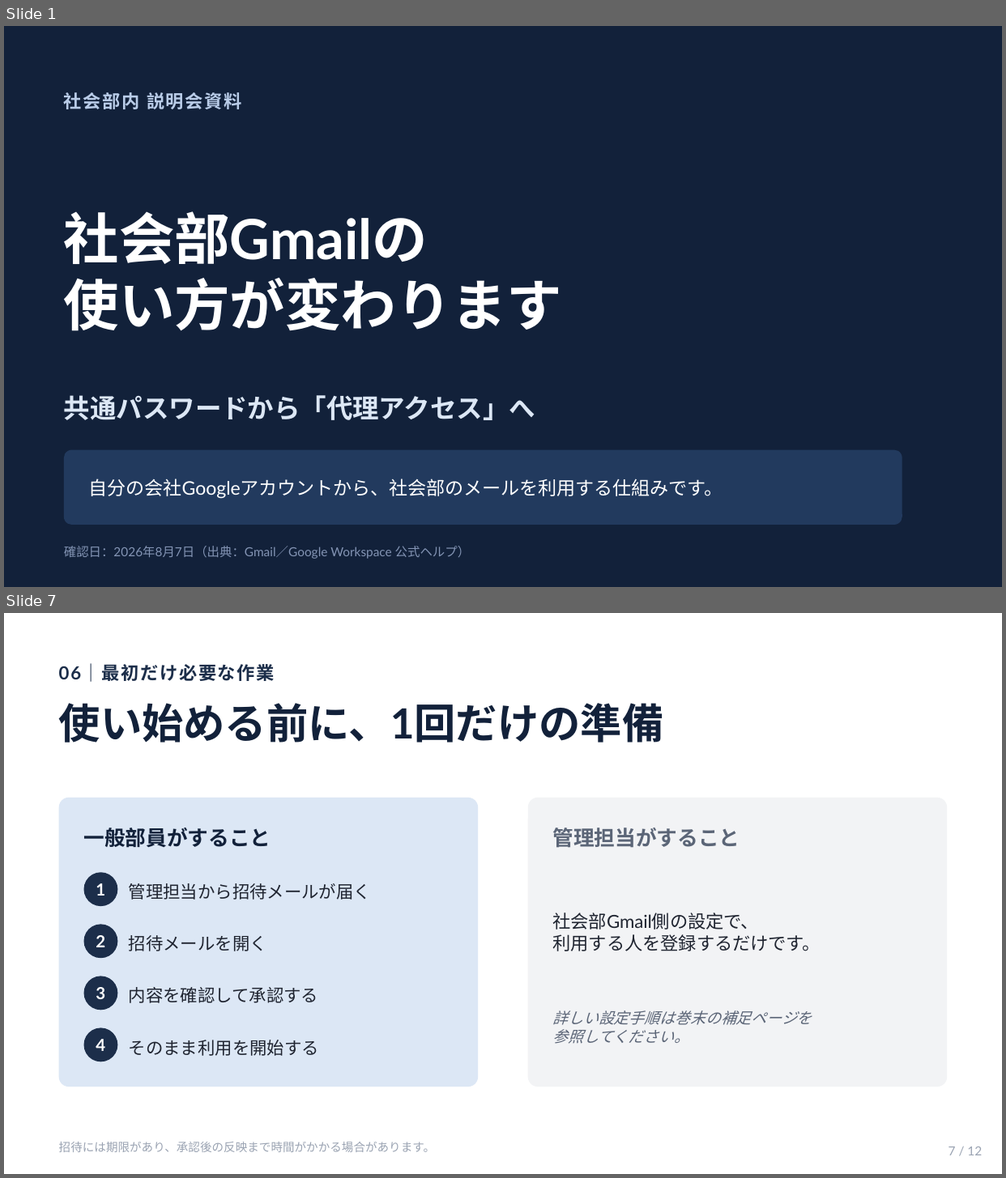
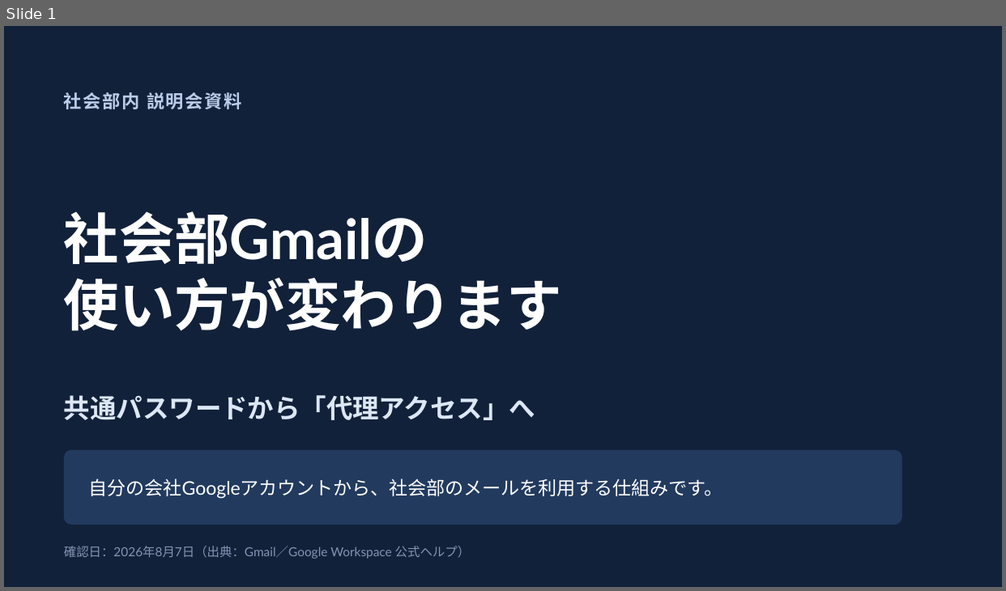
Before and after one commit to hiro-gif0/takubo, a slide deck: gmail-delegation-slides/gmail-delegation-explainer.pptx. Shown one above the other, each under a label of ours: slides 1 and 7 before the commit, slide 1 after it; the slides between them are not shown. The pictures are 1006x1178 and 1006x591 pixels, drawn with LibreOffice and Linux fonts; fonts in the diff are those of the drawing. Boxes give left, top, right and bottom in pixels: in the first picture for what was removed or moved away, otherwise in the second. Text is boxed around its words. In the diff, an @@ line names an element or a change of style, - is before the commit and + after.

```diff
--- a/gmail-delegation-slides/gmail-delegation-explainer.pptx
+++ b/gmail-delegation-slides/gmail-delegation-explainer.pptx
@@ slide 7 removed at (4, 613, 1002, 1174), background #FFFFFF @@
@@ text removed at (59, 664, 275, 682) @@
-06｜最初だけ必要な作業
@@ text removed at (59, 703, 664, 743) @@
-使い始める前に、1回だけの準備
@@ rounded rectangle removed at (59, 798, 478, 1087) @@
@@ rounded rectangle removed at (528, 798, 947, 1087) @@
@@ text removed at (84, 828, 271, 848) @@
-一般部員がすること
@@ text removed at (553, 828, 740, 848) @@
-管理担当がすること
@@ ellipse removed at (84, 872, 117, 906) @@
@@ text removed at (96, 884, 105, 896) @@
-1
@@ text removed at (129, 884, 371, 900) @@
-管理担当から招待メールが届く
@@ ellipse removed at (84, 924, 117, 958) @@
@@ text removed at (553, 913, 821, 952) @@
-社会部Gmail側の設定で、
-利用する人を登録するだけです。
@@ text removed at (96, 935, 105, 948) @@
-2
@@ text removed at (129, 935, 267, 952) @@
-招待メールを開く
@@ ellipse removed at (84, 976, 117, 1010) @@
@@ text removed at (96, 987, 105, 999) @@
-3
@@ text removed at (129, 987, 318, 1003) @@
-内容を確認して承認する
@@ text removed at (553, 1011, 812, 1044) @@
-詳しい設定手順は巻末の補足ページを
-参照してください。
@@ ellipse removed at (84, 1029, 117, 1062) @@
@@ text removed at (96, 1039, 105, 1051) @@
-4
@@ text removed at (129, 1040, 319, 1056) @@
-そのまま利用を開始する
@@ text removed at (59, 1142, 435, 1152) @@
-招待には期限があり、承認後の反映まで時間がかかる場合があります。
@@ text removed at (948, 1147, 982, 1156) @@
-7 / 12
```
Also in this commit, not shown: 8 slides changed, 12 slides added, 2 other slides removed, 27 other files.
